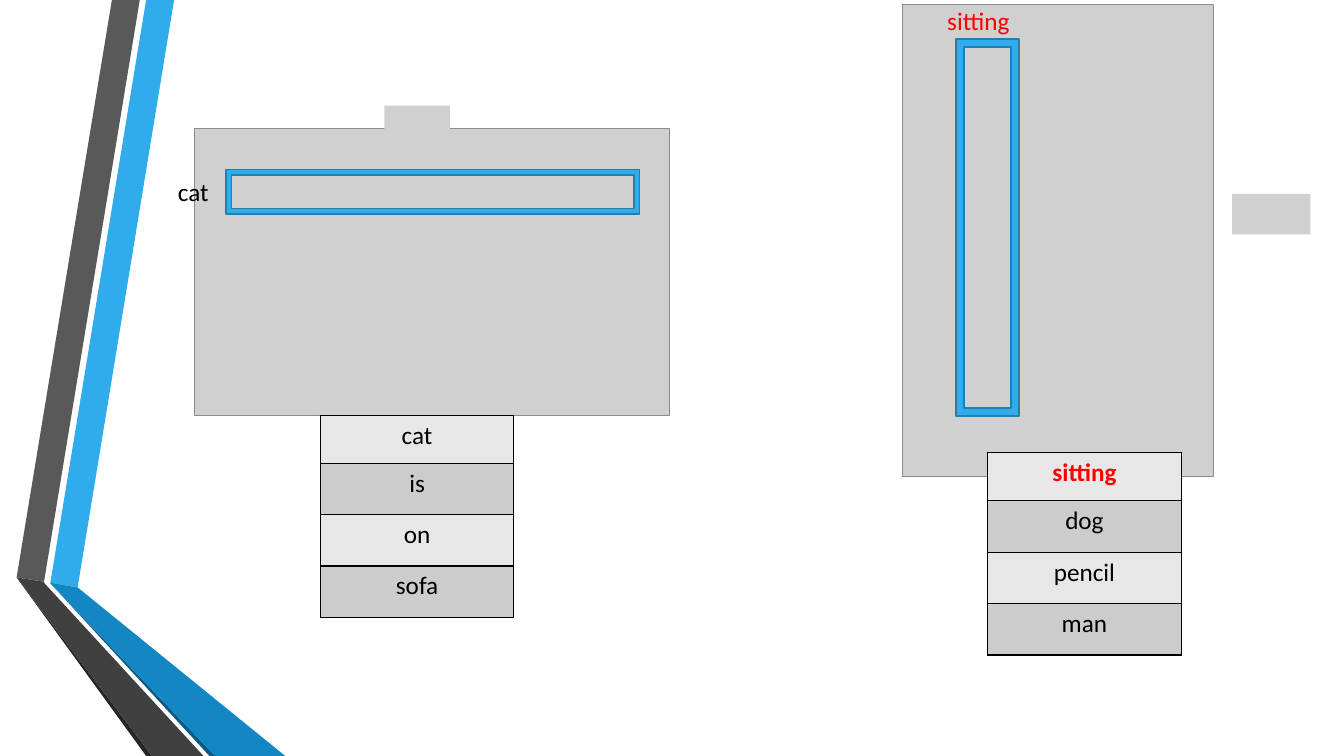
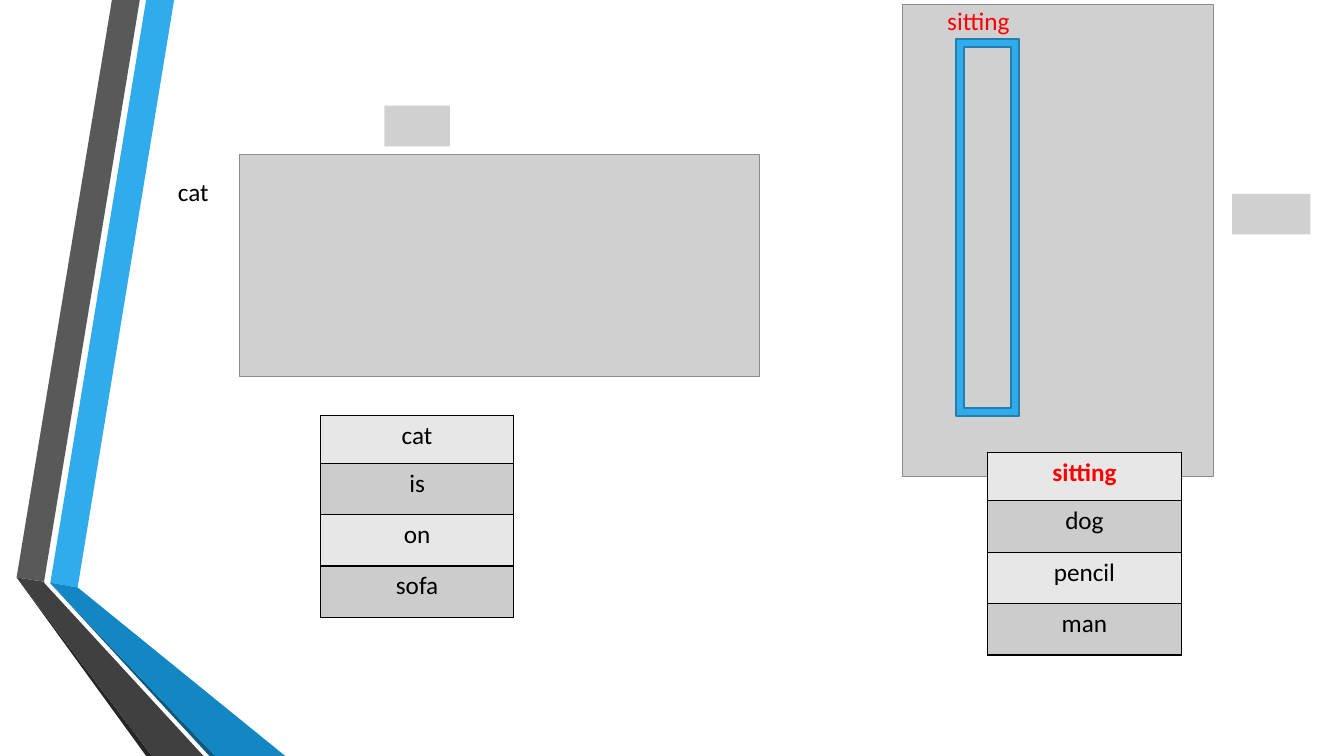
Before and after one commit to marioZYN/AAPP, a slide deck: slide 10 of presentation.pptx (slide 9 before the commit). Drawn at 1344x756 pixels with LibreOffice and Linux fonts; fonts in the diff are those of the drawing; grey boxes stand for pictures; background and template pictures are left out. Boxes give left, top, right and bottom in pixels: in the first picture for what was removed or moved away, otherwise in the second. Text is boxed around its words. In the diff, an @@ line names an element or a change of style, - is before the commit and + after.

```diff
--- a/presentation.pptx
+++ b/presentation.pptx
@@ frame removed at (x1=226, y1=169, x2=639, y2=214) @@
@@ picture resized from (x1=195, y1=129, x2=669, y2=416) to (x1=240, y1=155, x2=759, y2=377) @@
```
Also in this commit, not shown: 2 other slides changed, 1 slide added.
